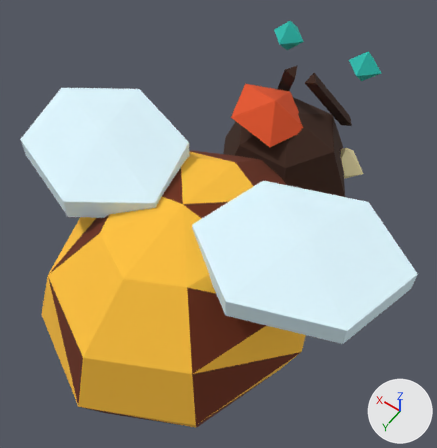
The glTF model art/models/skin-bee-maple.glb, before and after one commit.
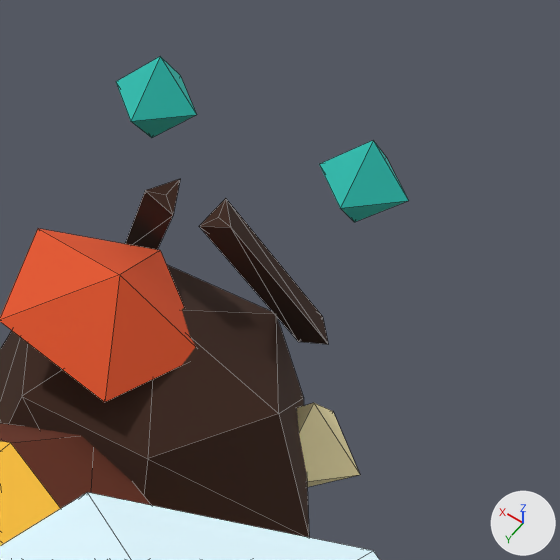
Old and new are each drawn whole from a camera (50 mm lens) standing at (-0.819, 1.07, 1.954) and looking at (0.027, -0.115, 0.092) and again close up on the part from 53% to 100% of the width and 0% to 46% of the height. The axes (+X, +Y, +Z) are drawn at lower right. The lights are the same throughout. The first two pictures are the older version. The close-ups show mesh edges as thin lines. Where no turn or scale is listed for an object, it has been applied to the vertices. Vertices at exactly the same position are counted once.
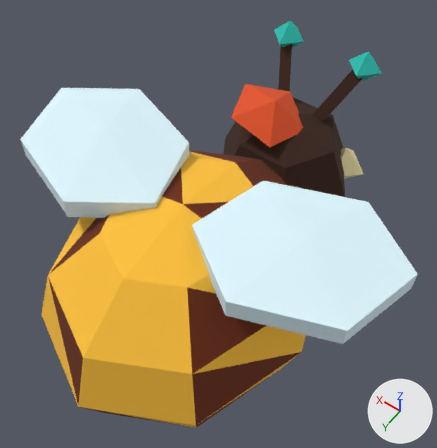
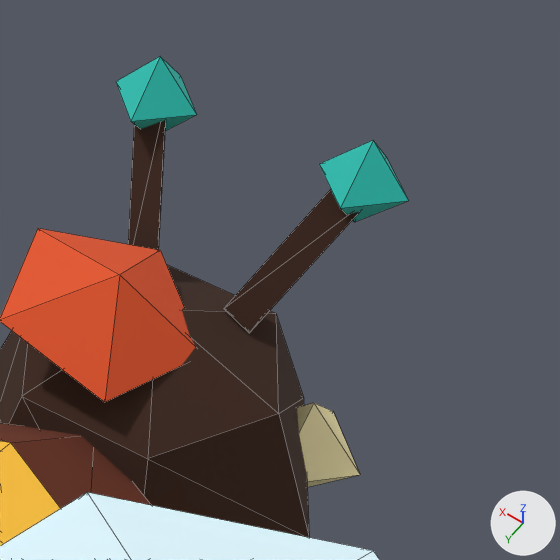
Boxes (x1, y1, x2, y2) around the edits, measured in the close-ups (560 x 560 px; the box of a moved part takes in the faces that stretch with it):
part 1 of me_mesh_0, moved or reshaped
    before: (199, 198, 328, 344)
    after: (224, 189, 360, 333)
part 2 of me_mesh_0, moved or reshaped
    before: (125, 179, 180, 249)
    after: (128, 120, 165, 250)

The edits, one by one:
me_mesh_0 has 137 vertices, 230 faces and spans x 0.0..1.45, y -1.59..0.0, z 0.0..1.03.
me_mesh_0 is used by ob_mesh_0; location (-0.725, 0.72, -0.46).
me_mesh_0 part 1: the loose piece of 8 vertices spanning x 0.54..0.7, y -1.53..-1.33, z 0.67..0.97 is multiplied about its middle by the matrix ((0.586, -0.199, -0.46), (-0.337, 0.367, -0.589), (0.371, 0.648, 0.192)), then moved by (-0.02, -0.02, 0.04).
me_mesh_0 part 2: the loose piece of 8 vertices spanning x 0.75..0.91, y -1.53..-1.33, z 0.67..0.97 is multiplied about its middle by the matrix ((0.586, 0.199, 0.46), (0.337, 0.367, -0.588), (-0.371, 0.648, 0.192)), then moved by (0.02, -0.02, 0.04).
